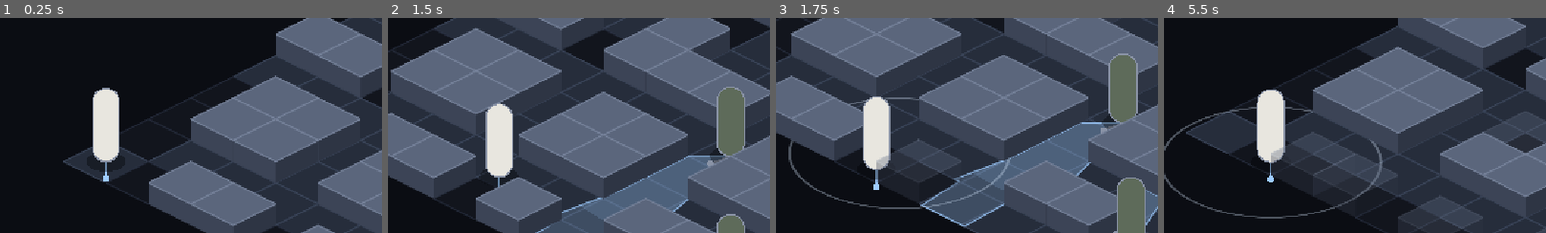
Above: before the commit, frames 1-4 (left to right).
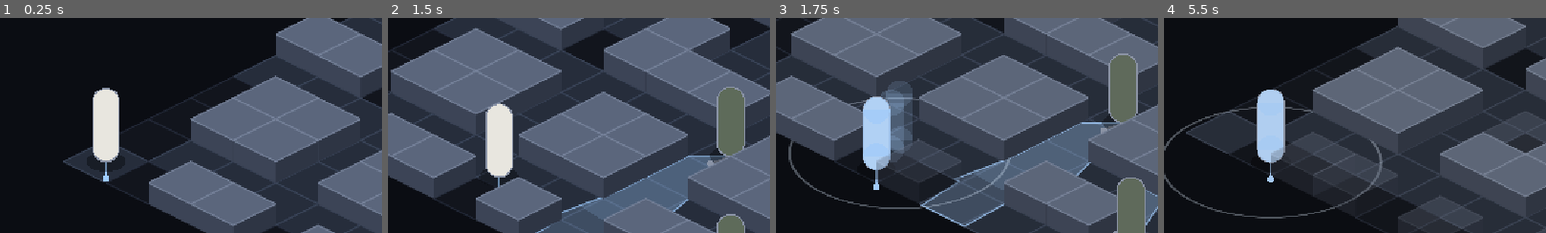
Above: after the commit, the same moments.

Repository: pepinisillo/SeraphPath
Game: Godot game, scene res://escenas/mapa_puesto_control.tscn
The game is run twice, just before and just after one commit, with the same random seed, the same clock (stepped at 60 frames per second) and the same inputs.
Inputs:
- Up to frame 1 (0.25 s): no input
- Up to frame 2 (1.5 s): hold D (mover_derecha) 0.53-1.28 s; hold E (beber) 0.53-1.28 s; tap K (golpe_silencioso) at 0.8, 1.35 s; hold S (mover_abajo) from 1.28 s (still down)
- Up to frame 3 (1.75 s): keep holding S (mover_abajo); tap Space (impulso) at 1.55 s
- Up to frame 4 (5.5 s): release S (mover_abajo) at 2.03 s; hold D (mover_derecha) 2.03-2.78 s; tap Space (impulso) at 2.1, 5.3 s; tap J (tajo) at 2.3, 2.85 s; hold W (mover_arriba) 2.78-3.53 s; tap Q (vial) at 3.05, 3.6 s; hold E (beber) 3.53-4.28 s; hold A (mover_izquierda) 3.53-5.03 s; tap E (beber) at 4.35 s; tap K (golpe_silencioso) at 4.55, 5.1 s; hold S (mover_abajo) from 5.03 s (still down)
The pictures show only the part of the screen within x 36-86%, y 24-74%; the shares and areas given below are measured in that part.

Frames 1-2 are identical in both runs. In frame 3, 4.1% of the frame differs, in the area x 22-36%, y 29-71%; in frame 4, 2.1%.

Commit message:
Paso 9: pulido de sensación tipo Hades
- Parada breve al golpear: 3 cuadros al conectar el Tajo, 2 al derribar en silencio y 4 al recibir un golpe.
- Sacudida de cámara por trauma, que se calma sola.
- Destello rojo en quien recibe un golpe y salpicaduras de sangre.
- Rastro del Impulso: siluetas de Mika que se desvanecen.
- Estallido de gotas al beber sangre (rojas) o un vial (turquesa).
- La sed se ve: la pantalla pierde color al subir la sed y en Frenesí solo queda el rojo; el ámbar y el rojo de las señales de peligro se conservan.
- Prueba automática del paso 9.

Diff:
--- a/sed/escenas/hud.tscn
+++ b/sed/escenas/hud.tscn
@@ -4,6 +4,7 @@
 
 [node name="HUD" type="CanvasLayer"]
 process_mode = 3
+layer = 2
 script = ExtResource("1_hud")
 
 [node name="Lienzo" type="Control" parent="."]
--- a/sed/pruebas/comun.gd
+++ b/sed/pruebas/comun.gd
@@ -17,6 +17,7 @@
 	mapa.process_mode = Node.PROCESS_MODE_DISABLED
 	await process_frame
 	mapa.get_node("HUD").process_mode = Node.PROCESS_MODE_DISABLED
+	mapa.efectos.permitir_paradas = false
 	return mapa
 
 
@@ -27,6 +28,7 @@
 	mapa.process_mode = Node.PROCESS_MODE_DISABLED
 	await process_frame
 	mapa.get_node("HUD").process_mode = Node.PROCESS_MODE_DISABLED
+	mapa.efectos.permitir_paradas = false
 	return mapa
 
 
--- a/sed/pruebas/prueba_paso5.gd
+++ b/sed/pruebas/prueba_paso5.gd
@@ -17,6 +17,7 @@
 	mapa.mika.mejora_pendiente.connect(func(o): ofrecidas = o)
 	mapa.mika.derrotada.connect(func(): derrotas += 1)
 	mapa.mika.rng.seed = 7
+	mapa.efectos.permitir_paradas = false
 	return mapa
 
 func paso(m: Mapa, segundos: float) -> void:
--- /dev/null
+++ b/sed/pruebas/prueba_paso9.gd
@@ -0,0 +1,77 @@
+extends "res://pruebas/comun.gd"
+## Paso 9: sensación. Parada al golpear, sacudida de cámara, destellos, partículas,
+## rastro del dash y la pantalla que pierde color con la sed.
+
+
+func contar(m: Mapa, clase) -> int:
+	var n := 0
+	for h in m.get_children():
+		if is_instance_of(h, clase) and not h.is_queued_for_deletion():
+			n += 1
+	return n
+
+
+func _initialize():
+	await process_frame
+	print("A) Tajo que conecta")
+	var m: Mapa = await nuevo_mapa()
+	m.efectos.permitir_paradas = true
+	var s: Soldado = m.get_node("S1")
+	s.pos = Vector2(3.5, 5.5); s.mirada = Vector2(1, 0)
+	m.mika.pos = Vector2(2.6, 5.5); m.mika.mirada = Vector2(1, 0)
+	var particulas_antes := contar(m, CPUParticles2D)
+	m.mika.tajo()
+	comprobar("congela el juego", Engine.time_scale < 0.01, true)
+	comprobar("sacude la cámara", m.efectos.trauma, Config.SACUDIDA_TAJO)
+	comprobar("salpica sangre", contar(m, CPUParticles2D), particulas_antes + 1)
+	comprobar("destello rojo en el soldado", s._destello, Config.DESTELLO_DURACION)
+	await create_timer(Config.PARADA_TAJO + 0.05, true, false, true).timeout
+	comprobar("tras la parada el tiempo vuelve a la normalidad", Engine.time_scale, 1.0)
+	m.efectos._process(1.0)
+	comprobar("la sacudida se calma", m.efectos.trauma, 0.0)
+	comprobar("y la cámara vuelve a su sitio", m.mika.get_node("Camara").offset, Vector2.ZERO)
+
+	print("B) Paradas que se pisan")
+	m.efectos.parada(0.03)
+	m.efectos.parada(0.12)
+	await create_timer(0.07, true, false, true).timeout
+	comprobar("la más larga manda: sigue congelado", Engine.time_scale < 0.01, true)
+	await create_timer(0.1, true, false, true).timeout
+	comprobar("y luego se reanuda", Engine.time_scale, 1.0)
+	m.efectos.parada(1.0)
+	m.queue_free()
+	await process_frame
+	comprobar("salir del mapa nunca deja el juego congelado", Engine.time_scale, 1.0)
+
+	print("C) Golpe recibido")
+	m = await nuevo_mapa()
+	m.mika.recibir_golpe(2)
+	comprobar("destello rojo en Mika", m.mika._destello, Config.DESTELLO_DURACION)
+	comprobar("sacude más que un Tajo", m.efectos.trauma > Config.SACUDIDA_TAJO, true)
+	m.queue_free()
+
+	print("D) Rastro del dash")
+	m = await nuevo_mapa()
+	m.get_node("S1").derribar()
+	m.mika.pos = Vector2(0.5, 5.5)
+	m.mika.impulso(Vector2(1, 1).normalized())
+	while m.mika.esta_impulsando():
+		paso(m)
+	comprobar("deja una silueta cada 0,03 s (6 en 0,15 s)", contar(m, Silueta), 6)
+	m.queue_free()
+
+	print("E) La sed se ve")
+	comprobar("sed 30: color completo", Efectos.desaturacion(30), 0.0)
+	comprobar("sed 60: la mitad del camino", Efectos.desaturacion(60), Config.SED_COLOR_PERDIDO / 2.0)
+	comprobar("sed 90: todo lo que se pierde", Efectos.desaturacion(90), Config.SED_COLOR_PERDIDO)
+	m = await nuevo_mapa()
+	m.get_node("S1").derribar(); m.get_node("S1").bebido = true
+	m.mika.sed = 95
+	paso(m)
+	for i in 30: m.efectos._process(DT)
+	var mat := m.efectos.filtro.material as ShaderMaterial
+	comprobar("en Frenesí solo queda el rojo", m.efectos.frenesi, 1.0)
+	comprobar("el filtro lo recibe", mat.get_shader_parameter("frenesi"), 1.0)
+	comprobar("con la sed alta, la pantalla apagada", mat.get_shader_parameter("desaturacion"), Config.SED_COLOR_PERDIDO)
+	m.queue_free()
+	terminar()
--- /dev/null
+++ b/sed/recursos/sed.gdshader
@@ -0,0 +1,19 @@
+shader_type canvas_item;
+// La sed se ve: la pantalla pierde color según sube la sed; en Frenesí solo queda el rojo.
+// Los colores cálidos (ámbar de sospecha, rojo de sangre y alarma) no se apagan con la sed:
+// el mundo frío se vuelve gris, pero las señales de peligro siguen leyéndose.
+
+uniform sampler2D pantalla : hint_screen_texture, filter_linear_mipmap;
+uniform float desaturacion : hint_range(0.0, 1.0) = 0.0;
+uniform float frenesi : hint_range(0.0, 1.0) = 0.0;
+
+void fragment() {
+	vec3 c = texture(pantalla, SCREEN_UV).rgb;
+	float gris = dot(c, vec3(0.299, 0.587, 0.114));
+	float calidez = clamp((c.r - c.b) * 3.0, 0.0, 1.0);
+	vec3 apagado = mix(c, vec3(gris), desaturacion * (1.0 - calidez));
+	// En Frenesí, todo a gris salvo lo que ya es rojo.
+	float rojez = clamp((c.r - max(c.g, c.b)) * 4.0, 0.0, 1.0);
+	vec3 solo_rojo = mix(vec3(gris) * vec3(1.0, 0.82, 0.82), c, rojez);
+	COLOR = vec4(mix(apagado, solo_rojo, frenesi), 1.0);
+}
--- a/sed/scripts/config.gd
+++ b/sed/scripts/config.gd
@@ -52,6 +52,21 @@
 const MEJORA_VIGOR := 4 # vida máxima extra
 const MEJORA_VELOCIDAD := 1.0 # casillas/s extra
 
+# --- Sensación (paso 9): solo dibujo y tiempo, no cambian reglas ---
+const PARADA_TAJO := 0.05 # s congelado al conectar un Tajo (3 cuadros a 60 fps)
+const PARADA_SILENCIOSO := 0.033 # s al derribar en silencio (2 cuadros)
+const PARADA_RECIBIDO := 0.066 # s al recibir un golpe (4 cuadros)
+const SACUDIDA_TAJO := 0.35 # trauma de cámara, de 0 a 1
+const SACUDIDA_RECIBIDO := 0.5
+const SACUDIDA_CAIDA := 0.9
+const SACUDIDA_MAXIMA := 18.0 # px de desplazamiento con trauma 1
+const SACUDIDA_CALMA := 1.6 # trauma que se pierde por segundo
+const DESTELLO_DURACION := 0.15 # s que dura el destello rojo de quien recibe un golpe
+const RASTRO_INTERVALO := 0.03 # s entre siluetas del dash
+const RASTRO_DURACION := 0.25 # s que tarda en desvanecerse cada silueta
+const SED_COLOR_INICIO := 30 # sed desde la que la pantalla empieza a perder color
+const SED_COLOR_PERDIDO := 0.8 # color perdido justo antes del Frenesí (0 a 1)
+
 # --- Resultado ---
 const RESULTADO_ESPERA_CAIDA := 1.5 # s entre la caída de Mika y la pantalla de resultado
 
--- /dev/null
+++ b/sed/scripts/efectos.gd
@@ -0,0 +1,133 @@
+class_name Efectos
+extends Node
+## Sensación tipo Hades: paradas breves al golpear, sacudidas de cámara, partículas,
+## rastro del dash y la pantalla que pierde color con la sed.
+## Solo toca el dibujo y el ritmo del tiempo: la lógica del juego no depende de nada de esto.
+
+## Las pruebas automáticas avanzan el tiempo a mano y desactivan las paradas.
+var permitir_paradas := true
+var trauma := 0.0 # 0 a 1; la sacudida crece con su cuadrado
+var frenesi := 0.0 # 0 a 1; cuánto del filtro «solo rojo» se aplica
+
+var mapa: Mapa
+var filtro: ColorRect
+var _fin_parada := 0 # ms (reloj real) en que termina la parada más larga en curso
+var _rng := RandomNumberGenerator.new()
+
+
+func iniciar(p_mapa: Mapa) -> void:
+	mapa = p_mapa
+	var capa := CanvasLayer.new()
+	capa.layer = 1 # por encima del mundo, por debajo del HUD
+	add_child(capa)
+	filtro = ColorRect.new()
+	filtro.set_anchors_preset(Control.PRESET_FULL_RECT)
+	filtro.mouse_filter = Control.MOUSE_FILTER_IGNORE
+	var material := ShaderMaterial.new()
+	material.shader = load("res://recursos/sed.gdshader")
+	filtro.material = material
+	capa.add_child(filtro)
+
+
+func _process(delta: float) -> void:
+	if mapa == null or mapa.mika == null:
+		return
+	trauma = maxf(0.0, trauma - Config.SACUDIDA_CALMA * delta)
+	var camara: Camera2D = mapa.mika.get_node("Camara")
+	var fuerza := Config.SACUDIDA_MAXIMA * trauma * trauma
+	camara.offset = Vector2(_rng.randf_range(-1, 1), _rng.randf_range(-1, 1)) * fuerza
+	var mat := filtro.material as ShaderMaterial
+	mat.set_shader_parameter("desaturacion", desaturacion(mapa.mika.sed))
+	frenesi = move_toward(frenesi, 1.0 if mapa.mika.sin_control() else 0.0, delta * 4.0)
+	mat.set_shader_parameter("frenesi", frenesi)
+
+
+## Cuánto color pierde la pantalla con esta sed: nada hasta SED_COLOR_INICIO,
+## y SED_COLOR_PERDIDO justo antes del Frenesí.
+static func desaturacion(sed: int) -> float:
+	var tramo := float(Config.SED_TRAMO_FRENESI - Config.SED_COLOR_INICIO)
+	return clampf((sed - Config.SED_COLOR_INICIO) / tramo, 0.0, 1.0) * Config.SED_COLOR_PERDIDO
+
+
+# --- Peso de los golpes ---
+
+## Congela el juego unos cuadros. Si ya hay una parada en curso, gana la más larga.
+func parada(duracion: float) -> void:
+	if not permitir_paradas or duracion <= 0.0:
+		return
+	var fin := Time.get_ticks_msec() + roundi(duracion * 1000.0)
+	_fin_parada = maxi(_fin_parada, fin)
+	Engine.time_scale = 0.0001
+	get_tree().create_timer(duracion, true, false, true).timeout.connect(_quizas_reanudar.bind(fin))
+
+
+## Cada temporizador conoce su propio fin: solo el de la parada más larga reanuda el juego.
+func _quizas_reanudar(fin: int) -> void:
+	if fin >= _fin_parada:
+		Engine.time_scale = 1.0
+
+
+func sacudir(cantidad: float) -> void:
+	trauma = minf(1.0, trauma + cantidad)
+
+
+func _exit_tree() -> void:
+	Engine.time_scale = 1.0 # nunca dejar el juego congelado al cambiar de escena
+
+
+# --- Partículas ---
+
+## Estallido de partículas en una posición del mapa (casillas), a cierta altura sobre el suelo.
+func salpicar(pos: Vector2, color: Color, cantidad: int, altura := 60.0, fuerza := 160.0) -> void:
+	var p := CPUParticles2D.new()
+	p.position = Iso.a_pantalla(pos) + Vector2(0, -altura)
+	p.z_as_relative = false
+	p.z_index = 40
+	p.one_shot = true
+	p.explosiveness = 0.9
+	p.amount = cantidad
+	p.lifetime = 0.45
+	p.spread = 180.0
+	p.initial_velocity_min = fuerza * 0.4
+	p.initial_velocity_max = fuerza
+	p.gravity = Vector2(0, 420)
+	p.scale_amount_min = 4.0
+	p.scale_amount_max = 7.0
+	p.color = color
+	p.finished.connect(p.queue_free)
+	mapa.add_child(p)
+	p.emitting = true
+
+
+## Silueta de Mika que se desvanece: el rastro del dash.
+func silueta(pos: Vector2) -> void:
+	var s := Silueta.new()
+	s.position = Iso.a_pantalla(pos)
+	mapa.add_child(s)
+
+
+# --- Momentos ---
+
+func tajo_conectado(pos_victima: Vector2) -> void:
+	parada(Config.PARADA_TAJO)
+	sacudir(Config.SACUDIDA_TAJO)
+	salpicar(pos_victima, Paleta.ROJO, 18)
+
+
+func derribo_silencioso(pos_victima: Vector2) -> void:
+	parada(Config.PARADA_SILENCIOSO)
+	salpicar(pos_victima, Paleta.ROJO.darkened(0.3), 6, 50.0, 80.0)
+
+
+func golpe_recibido(pos_mika: Vector2) -> void:
+	parada(Config.PARADA_RECIBIDO)
+	sacudir(Config.SACUDIDA_RECIBIDO)
+	salpicar(pos_mika, Paleta.ROJO, 12)
+
+
+func caida() -> void:
+	sacudir(Config.SACUDIDA_CAIDA)
+
+
+func trago(pos_mika: Vector2, color: Color) -> void:
+	salpicar(pos_mika, color, 24, 70.0, 120.0)
--- a/sed/scripts/mapa.gd
+++ b/sed/scripts/mapa.gd
@@ -35,6 +35,7 @@
 var celda_salida := Vector2i(-1, -1)
 var mika: Mika
 var estadisticas := Estadisticas.new()
+var efectos: Efectos
 var terminado := false
 ## Cómo terminó: "" (superado o caída), "cedida" o "fallida" (Prueba de la sed).
 var motivo := ""
@@ -51,6 +52,10 @@
 	if Engine.is_editor_hint():
 		return
 	mika = get_node_or_null("Mika")
+	efectos = Efectos.new()
+	efectos.name = "Efectos"
+	add_child(efectos)
+	efectos.iniciar(self)
 	if mika:
 		mika.iniciar(self, Vector2(inicio_mika) + Vector2(0.5, 0.5))
 	for soldado in soldados():
--- a/sed/scripts/mika.gd
+++ b/sed/scripts/mika.gd
@@ -60,6 +60,8 @@
 var _vial_restante := 0.0
 var _frenesi_restante := 0.0
 var _respiro := 0.0
+var _destello := 0.0 # s que quedan de destello rojo al recibir un golpe
+var _hasta_silueta := 0.0 # s hasta la próxima silueta del rastro del dash
 
 
 func iniciar(p_mapa: Mapa, p_pos: Vector2) -> void:
@@ -120,6 +122,7 @@
 	_enfriamiento_golpe -= delta
 	_tajo_restante -= delta
 	_respiro -= delta
+	_destello -= delta
 	_actualizar_sed(delta)
 	_actualizar_regeneracion(delta)
 	if mapa.prueba_de_la_sed:
@@ -215,9 +218,12 @@
 		return
 	vida -= dano
 	sumar_sed(Config.SED_POR_GOLPE)
+	_destello = Config.DESTELLO_DURACION
+	mapa.efectos.golpe_recibido(pos)
 	if vida <= 0:
 		vida = 0
 		caida = true
+		mapa.efectos.caida()
 		_bebiendo = null
 		_frenesi_restante = 0.0
 		queue_redraw()
@@ -274,6 +280,7 @@
 	vida = vida_max
 	humanidad = maxi(0, humanidad - 1)
 	mapa.estadisticas.sangre_bebida += 1
+	mapa.efectos.trago(pos, Paleta.ROJO)
 	_ofrecer_mejora()
 	if fuente is Eco:
 		mapa.ceder()
@@ -329,6 +336,7 @@
 		_vial_restante = 0.0
 		viales -= 1
 		sumar_sed(Config.VIAL_SED)
+		mapa.efectos.trago(pos, Paleta.TURQUESA)
 
 
 # --- Frenesí ---
@@ -380,11 +388,17 @@
 		return false
 	_enfriamiento_tajo = Config.TAJO_ENFRIAMIENTO
 	_tajo_restante = TAJO_VISIBLE
+	var conecto := false
 	for soldado in mapa.soldados():
 		if _al_alcance(soldado, Config.TAJO_ALCANCE):
 			soldado.recibir_dano(dano_tajo())
 			if soldado.derribado:
 				mapa.estadisticas.derribados_con_tajo += 1
+			if conecto:
+				mapa.efectos.salpicar(soldado.pos, Paleta.ROJO, 18)
+			else:
+				mapa.efectos.tajo_conectado(soldado.pos) # una sola parada por Tajo
+			conecto = true
 	mapa.hacer_ruido(pos)
 	return true
 
@@ -399,6 +413,7 @@
 	_enfriamiento_golpe = Config.GOLPE_SILENCIOSO_ENFRIAMIENTO
 	objetivo.derribar()
 	mapa.estadisticas.derribados_en_silencio += 1
+	mapa.efectos.derribo_silencioso(objetivo.pos)
 	return true
 
 
@@ -411,12 +426,17 @@
 	mirada = _impulso_dir
 	_impulso_restante = Config.IMPULSO_DURACION
 	_enfriamiento_impulso = Config.IMPULSO_ENFRIAMIENTO
+	_hasta_silueta = 0.0
 	sumar_sed(Config.IMPULSO_SED)
 	mapa.hacer_ruido(pos)
 	return true
 
 
 func _impulsar(delta: float) -> void:
+	_hasta_silueta -= delta
+	if _hasta_silueta <= 0.0:
+		mapa.efectos.silueta(pos)
+		_hasta_silueta += Config.RASTRO_INTERVALO
 	var tramo := minf(delta, _impulso_restante)
 	mover(_impulso_dir * (Config.IMPULSO_DISTANCIA / Config.IMPULSO_DURACION) * tramo)
 	_impulso_restante -= tramo
@@ -501,6 +521,8 @@
 		_dibujar_tajo()
 	Formas.mirada(self, mirada, COLOR_MIRADA)
 	var cuerpo := COLOR_CUERPO
+	if _destello > 0.0:
+		cuerpo = cuerpo.lerp(Paleta.ROJO, _destello / Config.DESTELLO_DURACION)
 	if esta_impulsando():
 		cuerpo.a = 0.6
 	var contorno := COLOR_FRENESI if sin_control() else COLOR_CONTORNO
--- /dev/null
+++ b/sed/scripts/silueta.gd
@@ -0,0 +1,22 @@
+class_name Silueta
+extends Node2D
+## Silueta de Mika que queda atrás durante el Impulso y se desvanece.
+
+var _tiempo := 0.0
+
+
+func _process(delta: float) -> void:
+	_tiempo += delta
+	if _tiempo >= Config.RASTRO_DURACION:
+		queue_free()
+		return
+	queue_redraw()
+
+
+func _draw() -> void:
+	var alfa := 0.45 * (1.0 - _tiempo / Config.RASTRO_DURACION)
+	var r := Mika.ANCHO_CAPSULA / 2.0
+	var color := Color(Paleta.CALMA, alfa)
+	draw_rect(Rect2(-r, -Mika.ALTO_CAPSULA + r, Mika.ANCHO_CAPSULA, Mika.ALTO_CAPSULA - 2.0 * r), color)
+	draw_circle(Vector2(0, -Mika.ALTO_CAPSULA + r), r, color)
+	draw_circle(Vector2(0, -r), r, color)
--- a/sed/scripts/soldado.gd
+++ b/sed/scripts/soldado.gd
@@ -47,6 +47,7 @@
 var _camino := PackedVector2Array()
 var _celda_destino := Vector2i(-1, -1)
 var _enfriamiento_ataque := 0.0
+var _destello := 0.0 # s que quedan de destello rojo al recibir un Tajo
 
 @onready var cono: ConoVision = $Cono
 @onready var silueta: Node2D = $Silueta
@@ -72,6 +73,7 @@
 	if mapa == null or ruta.is_empty():
 		return
 	_actualizar_silueta()
+	_destello -= delta
 	if derribado:
 		position = Iso.a_pantalla(pos)
 		queue_redraw() # el aviso de «Beber» depende de dónde esté Mika
@@ -102,6 +104,7 @@
 func recibir_dano(cantidad: int) -> void:
 	if derribado:
 		return
+	_destello = Config.DESTELLO_DURACION
 	vida -= cantidad
 	if vida <= 0:
 		derribar()
@@ -331,6 +334,8 @@
 func _draw() -> void:
 	if derribado:
 		var color := COLOR_CUERPO.darkened(0.55) if bebido else COLOR_CUERPO.darkened(0.25)
+		if _destello > 0.0:
+			color = color.lerp(Paleta.ROJO, _destello / Config.DESTELLO_DURACION)
 		Formas.caido(self, ALTO_CAPSULA * 0.8, ANCHO_CAPSULA * 0.8, color, COLOR_CONTORNO.darkened(0.3))
 		if mapa and mapa.mika and mapa.mika.objetivo_beber == self and not mapa.mika.esta_bebiendo():
 			draw_string(ThemeDB.fallback_font, Vector2(-60.0, -46.0), "Beber (E)", HORIZONTAL_ALIGNMENT_CENTER, 120.0, 18, COLOR_SANGRE)
Not shown, added: sed/pruebas/prueba_paso8.gd.uid
Not shown, added: sed/recursos/sed.gdshader.uid
Not shown, added: sed/scripts/efectos.gd.uid
Not shown, added: sed/scripts/silueta.gd.uid
Not shown, changed: docs/reglas.md
